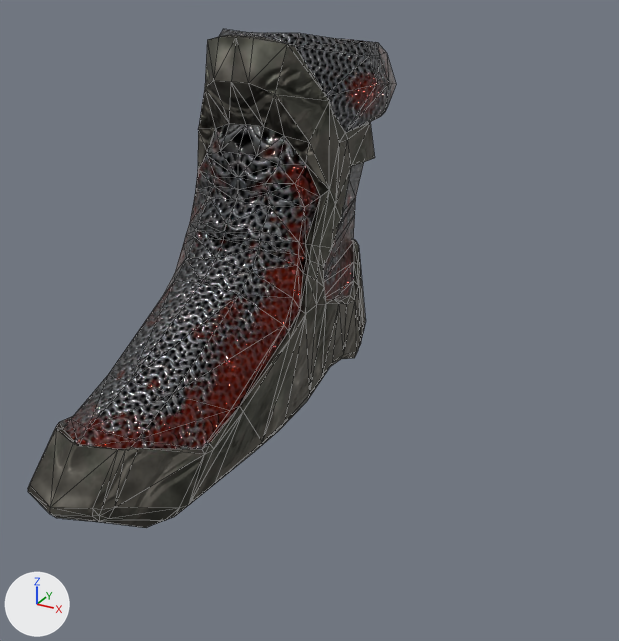
A saved change to the glTF model foot/Chain_Boots/chain_boots.glb.
Both versions are drawn from a 50 mm lens placed at (0.181, -0.382, 0.231), pointed at (0.001, -0.054, 0.067). Arrows for +X, +Y and +Z are at lower left; the lights stay in place. Mesh edges are drawn as thin lines. Vertices at the same position are counted once.

Names of what the first picture shows: 'chainmail_boots'.
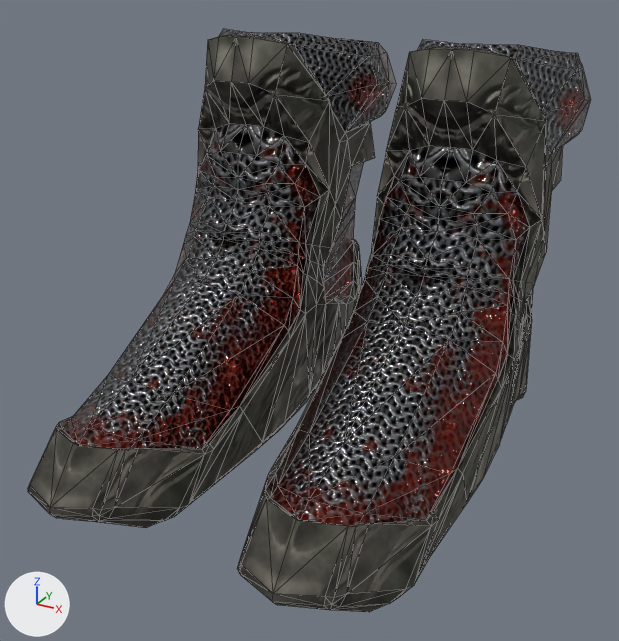
Boxes (x1, y1, x2, y2) around the edits, measured in the pictures (619 x 641 px):
'chainmail_boots', reshaped (53% wider, 17% taller): before (28, 29, 396, 528); after (28, 29, 591, 612)
part 1 of me_shoe_var1_vert_002, added: after (237, 40, 591, 612)

What the commit changed:
me_shoe_var1_vert_002 has 386 vertices, 715 faces and spans x -0.096..-0.011, y -0.177..0.093, z -0.007..0.192.
me_shoe_var1_vert_002 is used by ob_chainmail_boots; location (0.0, 0.0, 0.0).
me_shoe_var1_vert_002 part 1: the loose piece of 386 vertices spanning x -0.096..-0.011, y -0.177..0.093, z -0.007..0.192 is copied, and the copy is mirrored in x about the mesh origin; it spans x 0.011..0.096, y -0.177..0.093, z -0.007..0.192.
